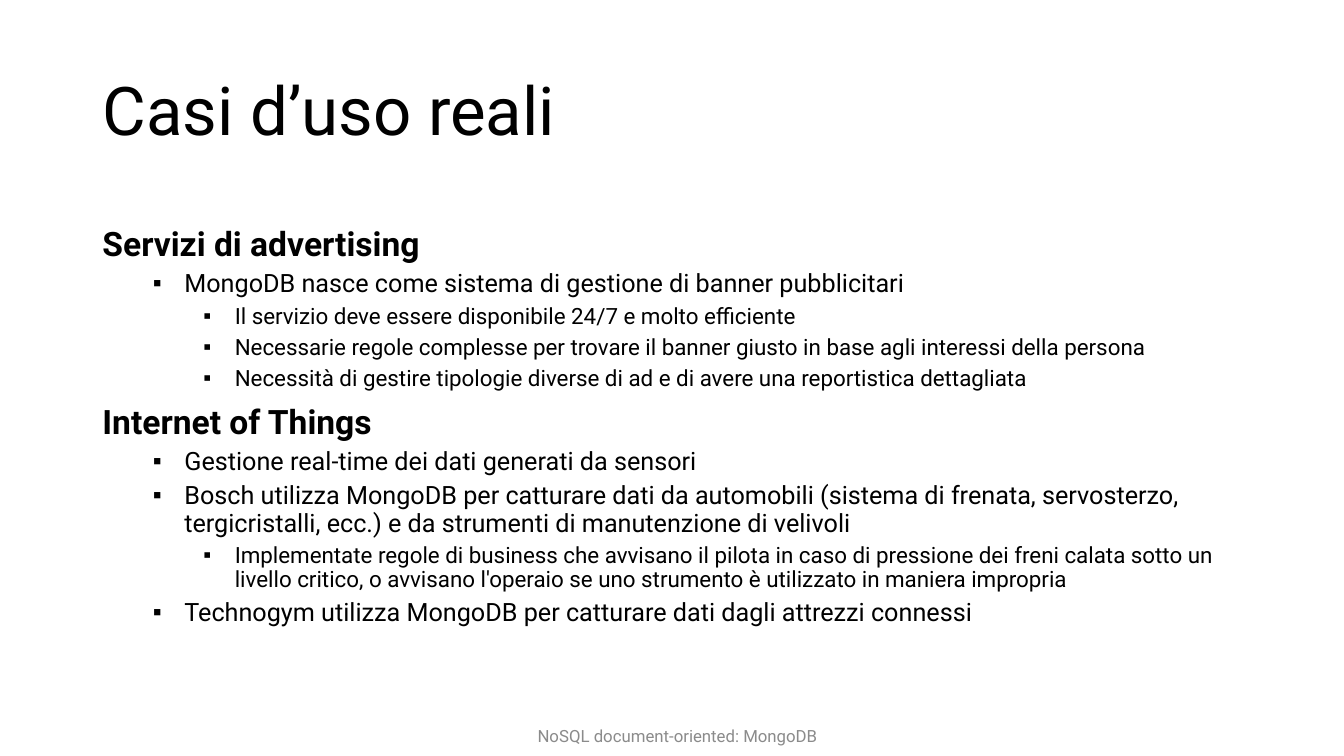
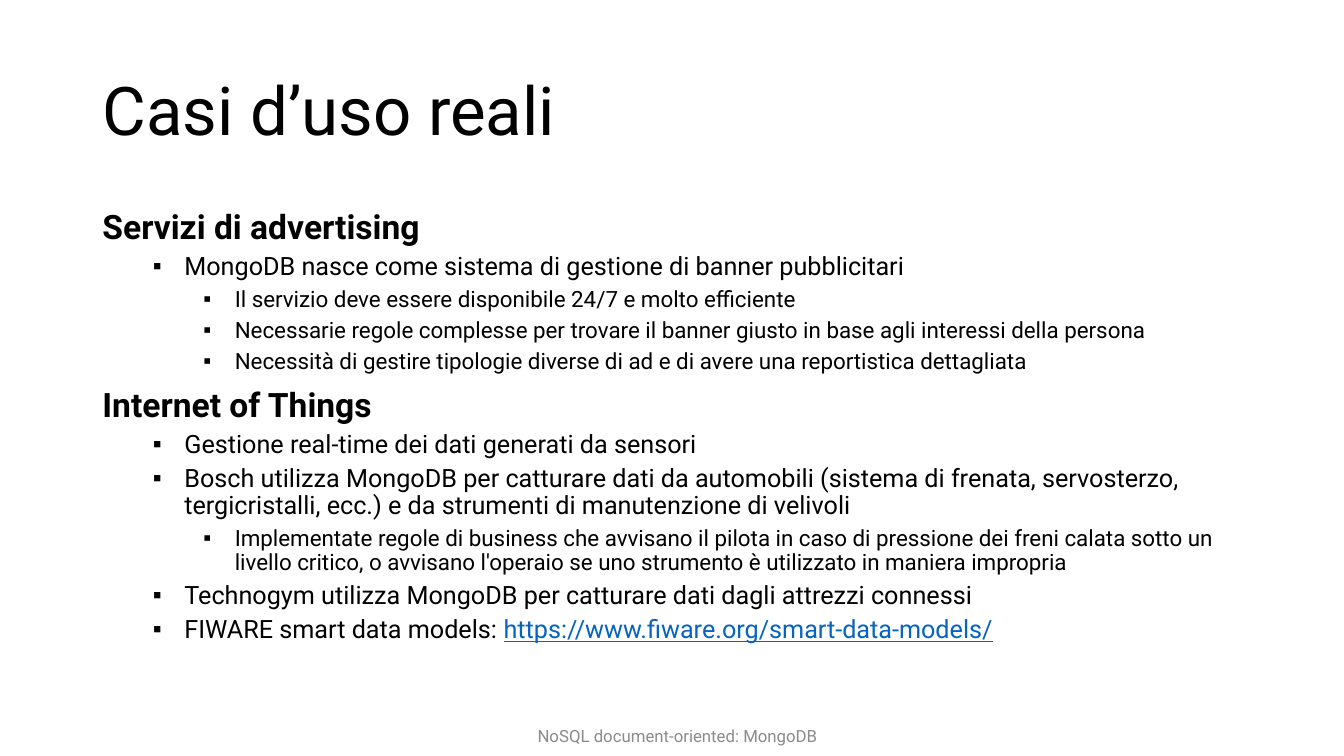
Before and after one commit to w4bo/teaching-seminario-nosql, a slide deck: slide 18 of slides/Document-based db.pptx. Drawn at 1344x756 pixels with LibreOffice and Linux fonts; fonts in the diff are those of the drawing. Boxes give left, top, right and bottom in pixels: in the first picture for what was removed or moved away, otherwise in the second. Text is boxed around its words. In the diff, an @@ line names an element or a change of style, - is before the commit and + after.

```diff
--- a/slides/Document-based db.pptx
+++ b/slides/Document-based db.pptx
@@ text at [184,619,993,644]: paragraph added @@
+  ▪ FIWARE smart data models: https://www.fiware.org/smart-data-models/
```
Also in this commit, not shown: 8 other slides changed.
